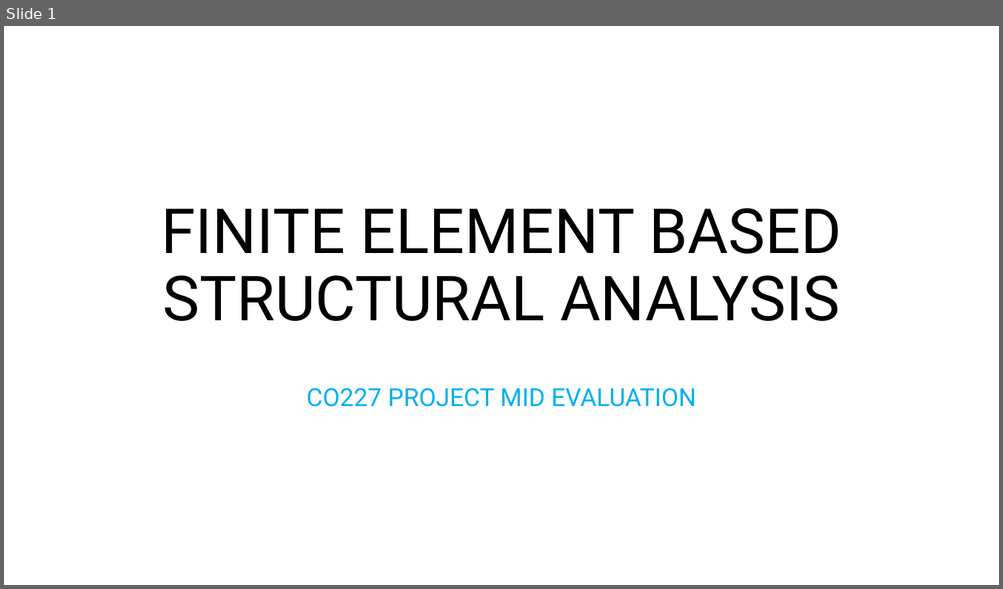
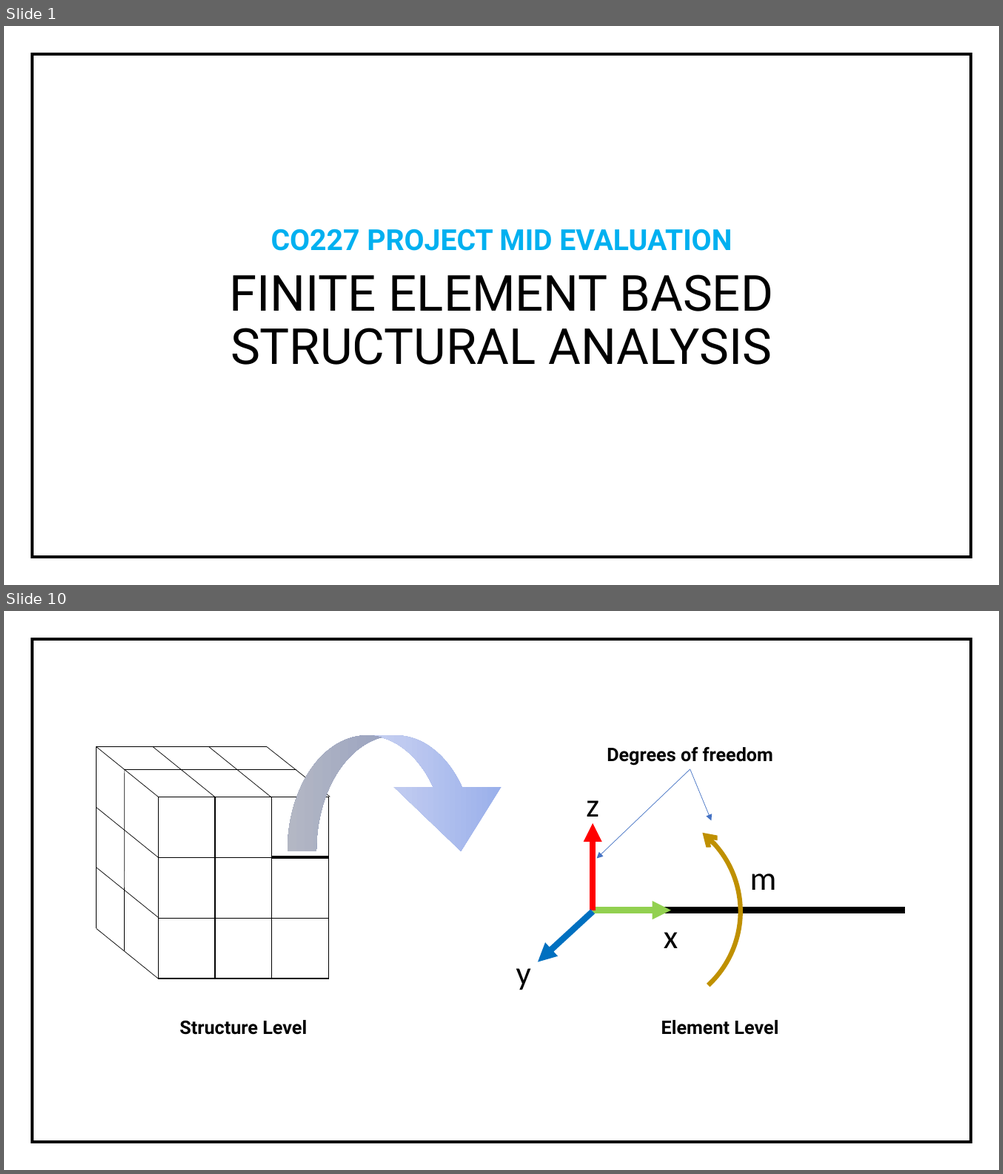
Before and after one commit to imsuneth/FEM, a slide deck: Documentations/Mid evaluation presentation/FINITE ELEMENT BASED STRUCTURAL ANALYSIS.pptx. Shown one above the other, each under a label of ours: slide 1 before the commit, slides 1 and 10 after it; the slides between them are not shown. The pictures are 1003x589 and 1003x1174 pixels, drawn with LibreOffice and Linux fonts; fonts in the diff are those of the drawing. Boxes give left, top, right and bottom in pixels: in the first picture for what was removed or moved away, otherwise in the second. Text is boxed around its words. In the diff, an @@ line names an element or a change of style, - is before the commit and + after.

```diff
--- a/Documentations/Mid evaluation presentation/FINITE ELEMENT BASED STRUCTURAL ANALYSIS.pptx
+++ b/Documentations/Mid evaluation presentation/FINITE ELEMENT BASED STRUCTURAL ANALYSIS.pptx
@@ slide 10 added at [4,611,999,1170], background #FFFFFF @@
@@ rectangle added at [32,639,971,1143], outline #000000 3 pt @@
@@ curved down arrow added at [287,735,515,851], fill gradient #96ABEA to #C0CBF0 to #E0E5F7 @@
@@ freeform shape added at [96,747,267,929], fill #FFFFFF, outline #000000 1 pt @@
@@ line added from (96, 747) to (159, 797), #000000 0.5 pt @@
@@ line added from (153, 747) to (214, 797), #000000 0.5 pt @@
@@ line added from (209, 747) to (270, 797), #000000 0.5 pt @@
@@ line added from (267, 747) to (330, 797), #000000 0.5 pt @@
@@ text added at [606,747,773,766], 18 pt, text #000000, bold @@
+Degrees of freedom
@@ line added from (123, 769) to (296, 769), #000000 0.5 pt @@
@@ line added from (125, 769) to (124, 951), #000000 0.5 pt @@
@@ arc (boxed as its full ellipse) added at [498,769,782,1054], outline #BF9000 4.5 pt @@
@@ arrow added from (690, 769) to (597, 859), #4472C4 0.5 pt @@
@@ arrow added from (690, 769) to (711, 820), #4472C4 0.5 pt @@
@@ line added from (96, 808) to (159, 858), #000000 0.5 pt @@
@@ table added at [159,797,329,979], 3 rows, 3 columns @@
+ |  | 
+ |  | 
+ |  | 
@@ text added at [586,800,599,825], 32 pt, text #000000 @@
+z
@@ arrow added from (593, 910) to (593, 823), #FF0000 6 pt @@
@@ line added from (96, 868) to (159, 917), #000000 0.5 pt @@
@@ line added from (271, 858) to (329, 858), #000000 3 pt @@
@@ text added at [750,874,777,890], 32 pt, text #000000 @@
+m
@@ arrow added from (593, 911) to (538, 963), #0070C0 6 pt @@
@@ line added from (593, 910) to (905, 910), #000000 6 pt @@
@@ arrow added from (593, 910) to (671, 910), #92D050 6 pt @@
@@ line added from (96, 929) to (159, 979), #000000 0.5 pt @@
@@ text added at [663,932,677,948], 32 pt, text #000000 @@
+x
@@ text added at [516,968,531,991], 32 pt, text #000000 @@
+y
@@ text added at [179,1020,307,1035], 18 pt, text #000000, bold @@
+Structure Level
@@ text added at [661,1020,778,1035], 18 pt, text #000000, bold @@
+Element Level
@@ slide 1 changed as well @@
@@ rectangle added at [32,54,971,558], outline #000000 3 pt @@
@@ text "CO227 PROJECT MID EVALUATION": place and size @@
-text "CO227 PROJECT MID EVALUATION" at [307,388,696,407]
+text "CO227 PROJECT MID EVALUATION" at [271,229,731,251]
@@ text "CO227 PROJECT MID EVALUATION" at [271,229,731,251]: size 24 to 28 pt, bold on @@
@@ text at [229,275,773,365]: text changed; size 60 to 48 pt @@
-FINITE ELEMENT BASED STRUCTURAL ANALYSIS
+FINITE ELEMENT BASED
+STRUCTURAL ANALYSIS
```
Also in this commit, not shown: 14 other slides added, 1 slide removed, 11 other files.
